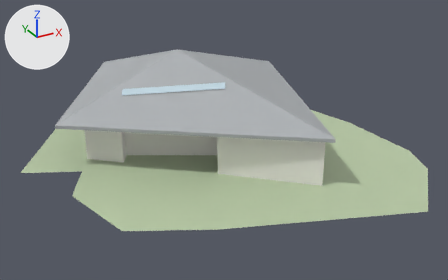
The glTF model projets/herzog de meuron/atelier hansaallee/atelier.glb as it was, and as the next commit left it.
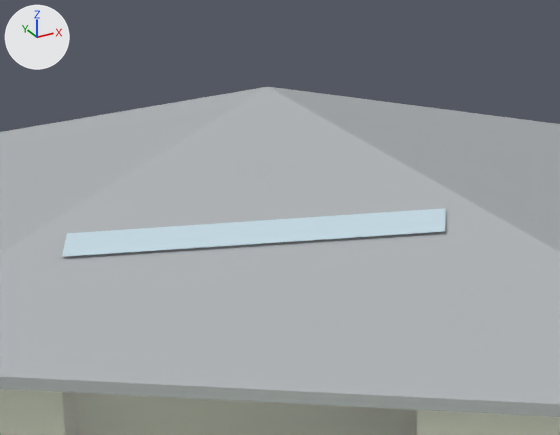
Each version appears first whole from a 50 mm lens placed at (-36.2, -79.8, 36.0), pointed at (3.7, -7.4, -0.2), and next in a close-up on the part from 23% to 57% of the width and 9% to 51% of the height. Arrows for +X, +Y and +Z are at upper left; the lights stay in place. The first two pictures are the older version.

The first close-up shows 'murs', 'toit', 'verriere'.
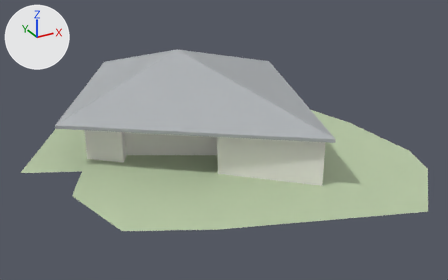
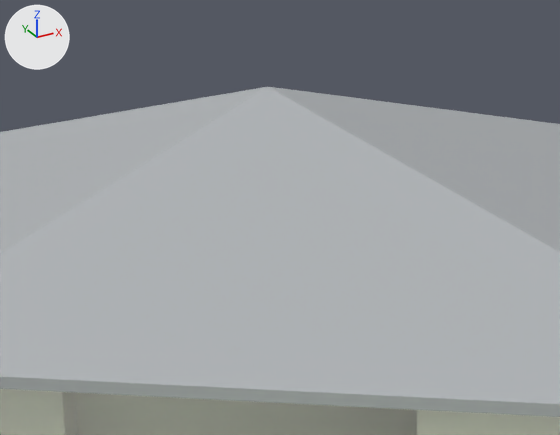
Boxes [x1, y1, x2, y2] around the edits, measured in the close-ups (560 x 435 px):
'verriere', deleted
    before: [62, 208, 446, 257]

The edits, one by one:
Object 'verriere' (ob_verriere) is deleted.
